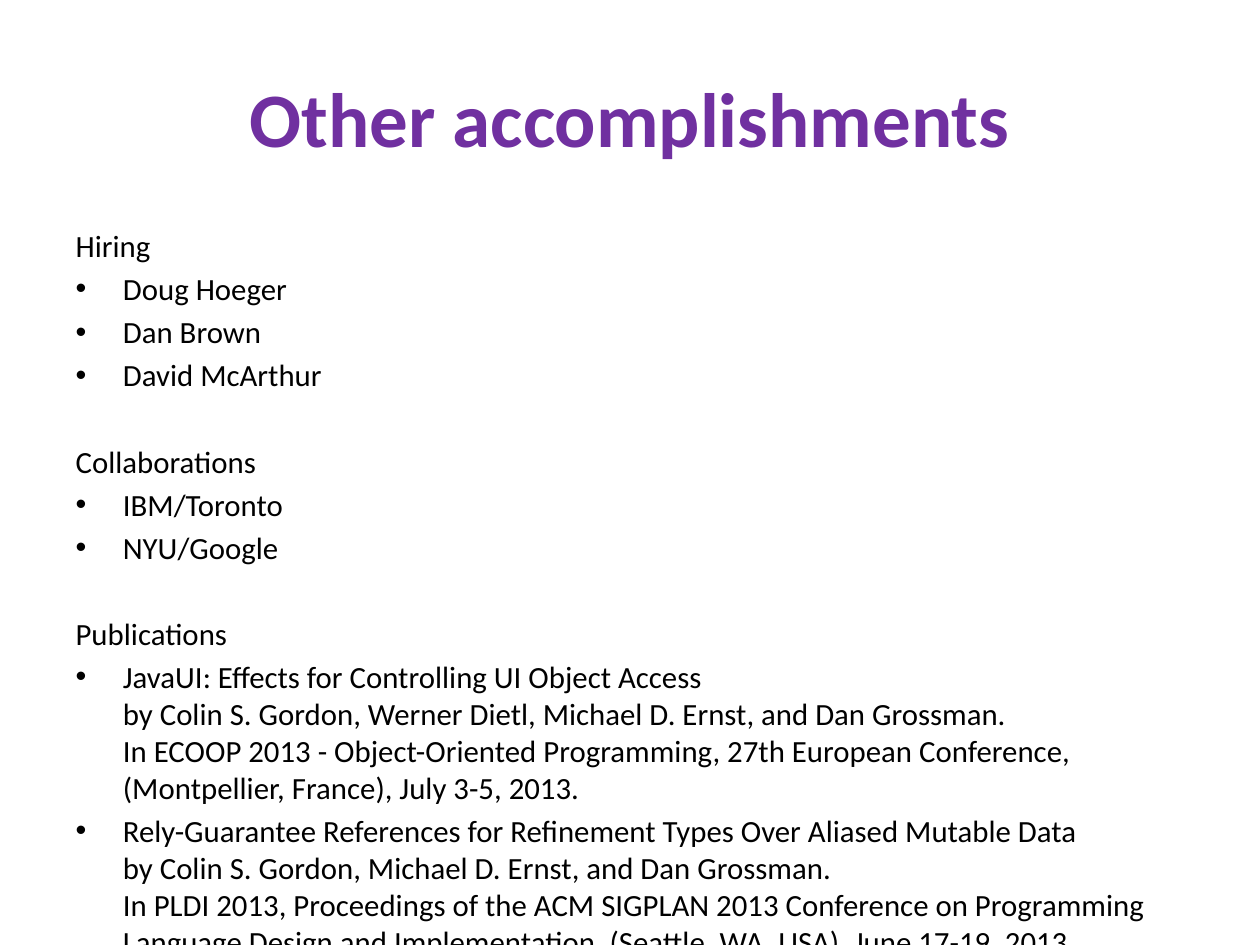
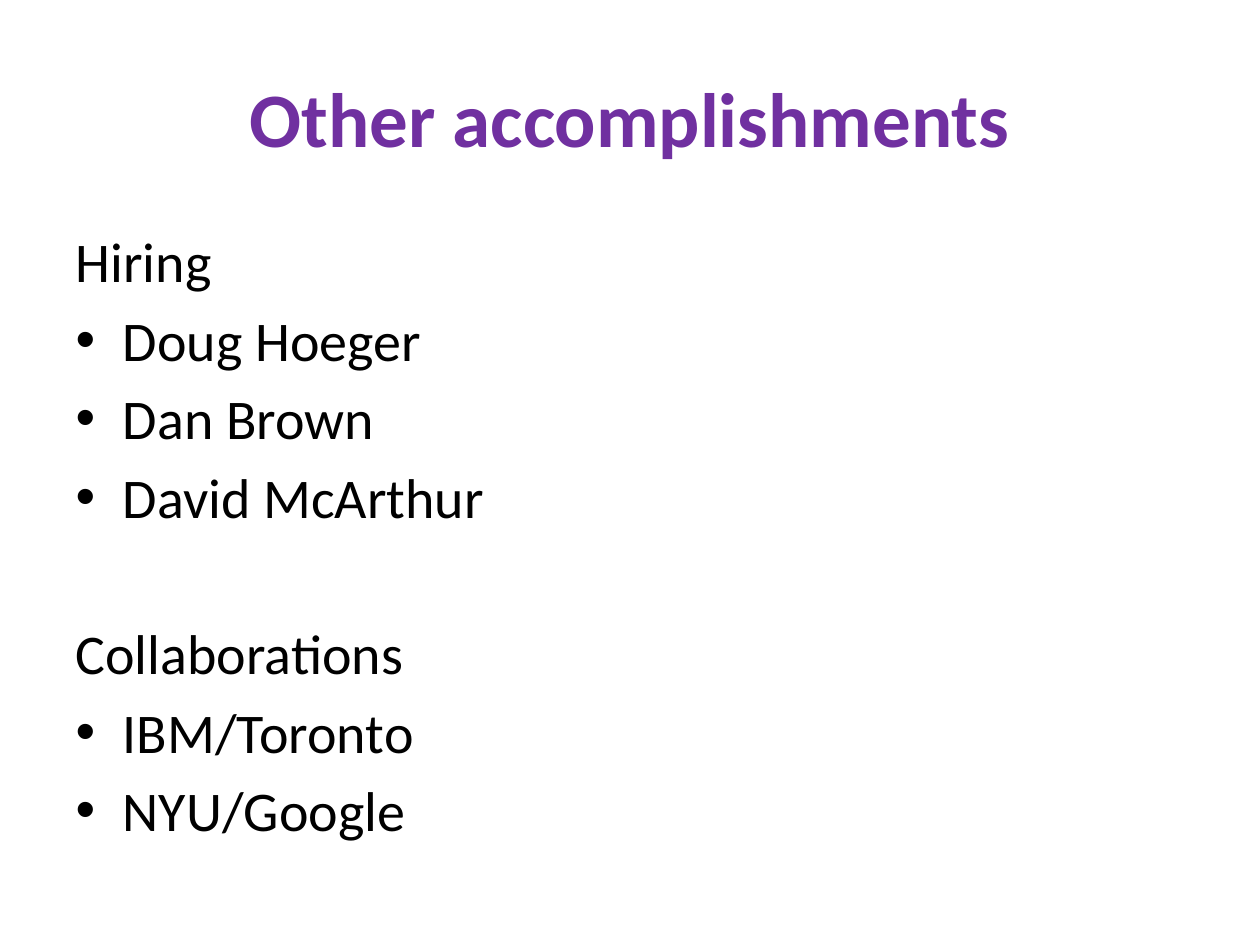
Before and after one commit to mernst/verigames, a slide deck: slide 26 of presentations/verification-games-darpa-201307.pptx. Drawn at 1260x945 pixels with LibreOffice and Linux fonts; fonts in the diff are those of the drawing. Boxes give left, top, right and bottom in pixels: in the first picture for what was removed or moved away, otherwise in the second. Text is boxed around its words. In the diff, an @@ line names an element or a change of style, - is before the commit and + after.

```diff
--- a/presentations/verification-games-darpa-201307.pptx
+++ b/presentations/verification-games-darpa-201307.pptx
@@ text "Hiring" at box(76, 243, 483, 841): size 17.6 to 32 pt; more space between paragraphs @@
@@ text at box(76, 623, 1144, 922): paragraphs removed @@
-Publications
-• JavaUI: Effects for Controlling UI Object Access
-  by Colin S. Gordon, Werner Dietl, Michael D. Ernst, and Dan Grossman.
-  In ECOOP 2013 - Object-Oriented Programming, 27th European Conference, (Montpellier, France), July 3-5, 2013.
-• Rely-Guarantee References for Refinement Types Over Aliased Mutable Data
-  by Colin S. Gordon, Michael D. Ernst, and Dan Grossman.
-  In PLDI 2013, Proceedings of the ACM SIGPLAN 2013 Conference on Programming Language Design and Implementation, (Seattle, WA, USA), June 17-19, 2013.
```
Also in this commit, not shown: 3 other slides changed, 1 slide added.
